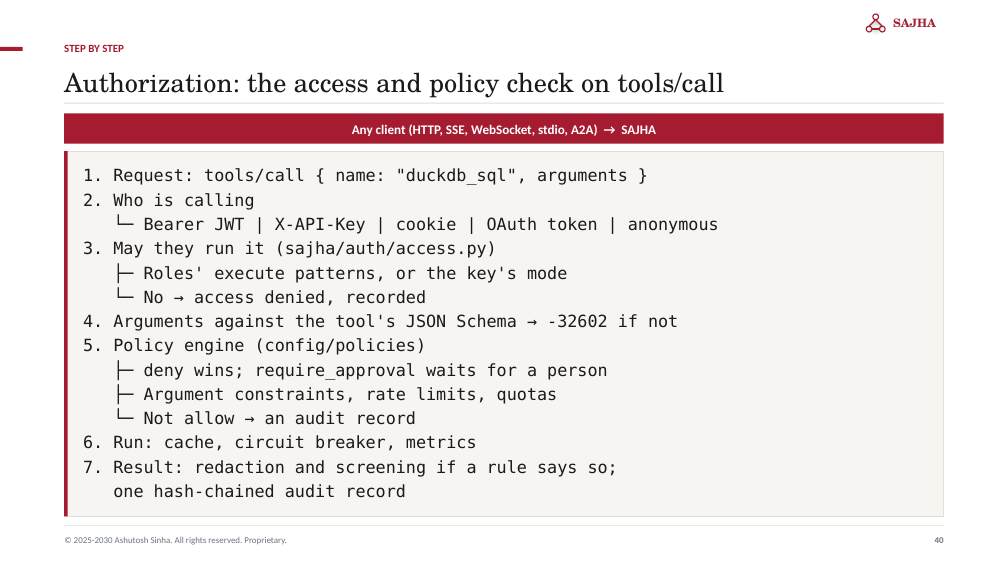
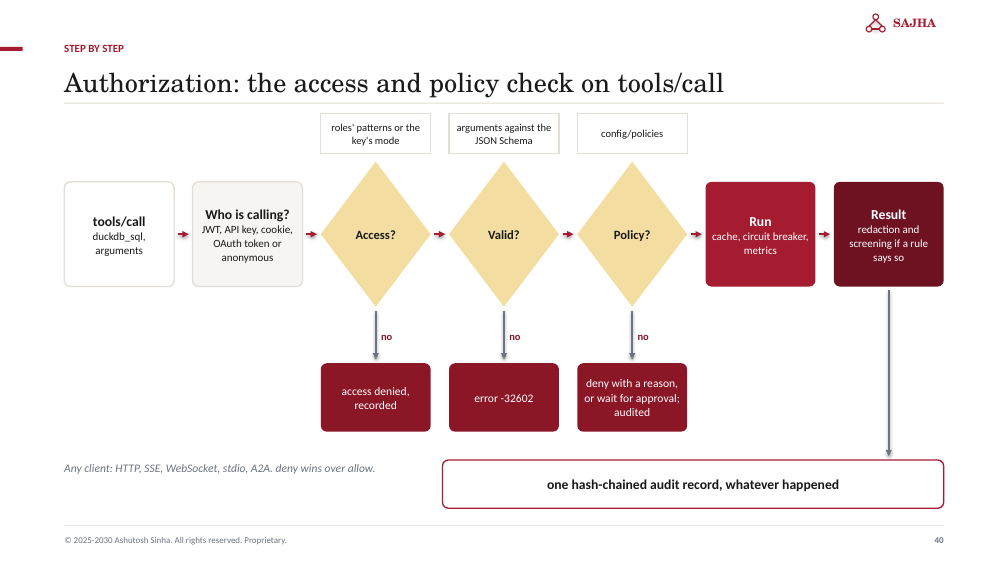
Before and after one commit to ajsinha/sajhamcpserver, a slide deck: slide 40 of docs/publications/SAJHA-MCP-Server.pptx. Drawn at 1008x567 pixels with LibreOffice and Linux fonts; fonts in the diff are those of the drawing. Boxes give left, top, right and bottom in pixels: in the first picture for what was removed or moved away, otherwise in the second. Text is boxed around its words. In the diff, an @@ line names an element or a change of style, - is before the commit and + after.

```diff
--- a/docs/publications/SAJHA-MCP-Server.pptx
+++ b/docs/publications/SAJHA-MCP-Server.pptx
@@ rectangle removed at (64, 113, 944, 144) @@
-Any client (HTTP, SSE, WebSocket, stdio, A2A) → SAJHA
@@ rectangle added at (321, 113, 430, 154), fill #FFFFFF, outline #E3DED7 1.25 pt, 10 pt, text #1A1A1A @@
+roles' patterns or the key's mode
@@ rectangle added at (449, 113, 559, 154), fill #FFFFFF, outline #E3DED7 1.25 pt, 10 pt, text #1A1A1A @@
+arguments against the JSON Schema
@@ rectangle added at (578, 113, 687, 154), fill #FFFFFF, outline #E3DED7 1.25 pt, 10 pt, text #1A1A1A @@
+config/policies
@@ rectangle removed at (64, 151, 944, 516) @@
@@ rectangle removed at (64, 151, 67, 516) @@
@@ text removed at (83, 168, 719, 498) @@
-1. Request: tools/call { name: "duckdb_sql", arguments }
-2. Who is calling
-└─ Bearer JWT | X-API-Key | cookie | OAuth token | anonymous
-3. May they run it (sajha/auth/access.py)
-├─ Roles' execute patterns, or the key's mode
-└─ No → access denied, recorded
-4. Arguments against the tool's JSON Schema → -32602 if not
-5. Policy engine (config/policies)
-├─ deny wins; require_approval waits for a person
-├─ Argument constraints, rate limits, quotas
-└─ Not allow → an audit record
-6. Run: cache, circuit breaker, metrics
-7. Result: redaction and screening if a rule says so;
-one hash-chained audit record
@@ diamond added at (321, 162, 430, 307), fill #F4DDA0, 12 pt, text #1A1A1A, bold @@
+Access?
@@ diamond added at (449, 162, 559, 307), fill #F4DDA0, 12 pt, text #1A1A1A, bold @@
+Valid?
@@ diamond added at (578, 162, 687, 307), fill #F4DDA0, 12 pt, text #1A1A1A, bold @@
+Policy?
@@ rounded rectangle added at (64, 182, 174, 287), fill #FFFFFF, outline #E3DED7 1.25 pt, 10.5 pt, text #1A1A1A @@
+tools/call
+duckdb_sql, arguments
@@ rounded rectangle added at (193, 182, 302, 287), fill #F7F5F2, outline #E3DED7 1.25 pt, 10.5 pt, text #1A1A1A @@
+Who is calling?
+JWT, API key, cookie, OAuth token or anonymous
@@ rounded rectangle added at (706, 182, 815, 287), fill #A51C30, 10.5 pt, text #FFFFFF @@
+Run
+cache, circuit breaker, metrics
@@ rounded rectangle added at (834, 182, 944, 287), fill #6E1120, 10.5 pt, text #FFFFFF @@
+Result
+redaction and screening if a rule says so
@@ arrow added from (178, 234) to (189, 234), #A51C30 1.6 pt @@
@@ arrow added from (306, 234) to (317, 234), #A51C30 1.6 pt @@
@@ arrow added from (435, 234) to (445, 234), #A51C30 1.6 pt @@
@@ arrow added from (563, 234) to (574, 234), #A51C30 1.6 pt @@
@@ arrow added from (691, 234) to (702, 234), #A51C30 1.6 pt @@
@@ arrow added from (820, 234) to (830, 234), #A51C30 1.6 pt @@
@@ arrow added from (889, 290) to (889, 456), #6B7480 1.6 pt @@
@@ arrow added from (376, 311) to (376, 359), #6B7480 1.6 pt @@
@@ arrow added from (504, 311) to (504, 359), #6B7480 1.6 pt @@
@@ arrow added from (632, 311) to (632, 359), #6B7480 1.6 pt @@
@@ text added at (381, 335, 392, 340), 10 pt, text #8A1626, bold @@
+no
@@ text added at (509, 335, 520, 340), 10 pt, text #8A1626, bold @@
+no
@@ text added at (638, 335, 649, 340), 10 pt, text #8A1626, bold @@
+no
@@ rounded rectangle added at (321, 363, 430, 432), fill #8A1626, 11 pt, text #FFFFFF @@
+access denied, recorded
@@ rounded rectangle added at (449, 363, 559, 432), fill #8A1626, 11 pt, text #FFFFFF @@
+error -32602
@@ rounded rectangle added at (578, 363, 687, 432), fill #8A1626, 11 pt, text #FFFFFF @@
+deny with a reason, or wait for approval; audited
@@ text added at (64, 464, 376, 474), 11 pt, text #6B7480, italic @@
+Any client: HTTP, SSE, WebSocket, stdio, A2A. deny wins over allow.
@@ rounded rectangle added at (442, 460, 944, 508), fill #FFFFFF, outline #A51C30 1.25 pt, 13 pt, text #1A1A1A, bold @@
+one hash-chained audit record, whatever happened
```
Also in this commit, not shown: 34 other slides changed, 9 other files.
